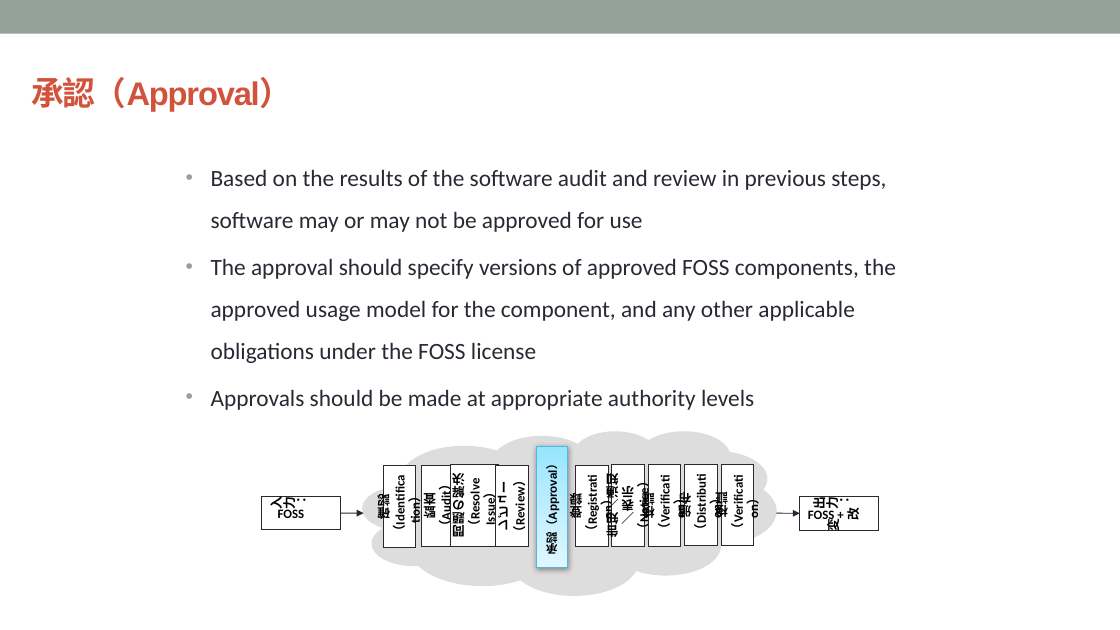
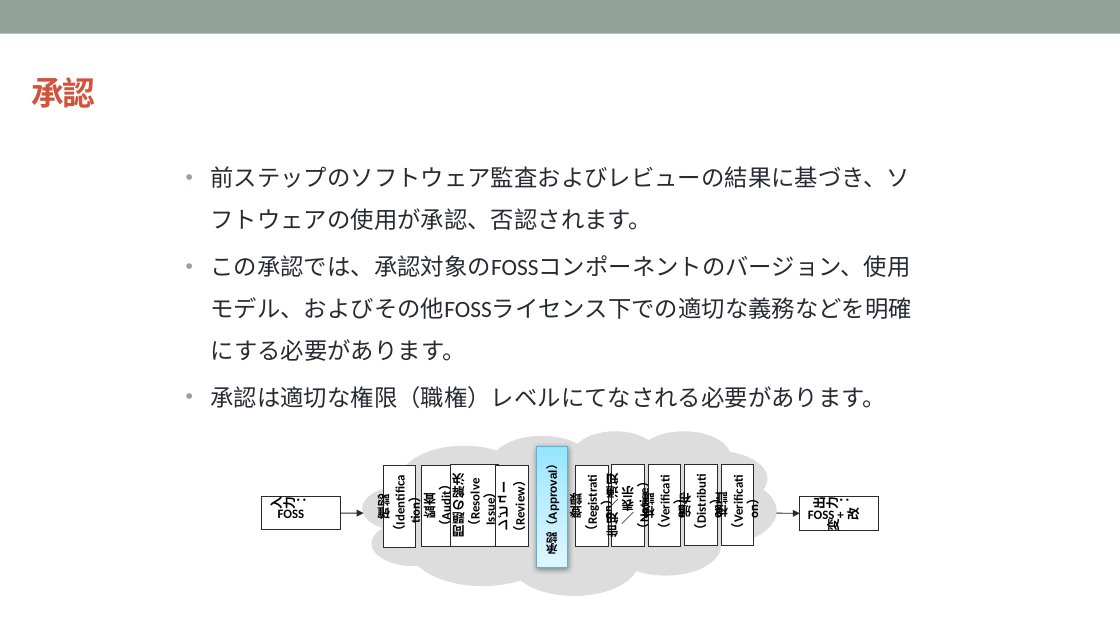
Before and after one commit to OpenChain-Project/Curriculum-Translation-JP, a slide deck: slide 58 of target/openchain-curriculum-release-2.pptx. Drawn at 1120x630 pixels with LibreOffice and Linux fonts; fonts in the diff are those of the drawing; background and template pictures are left out. Boxes give left, top, right and bottom in pixels: in the first picture for what was removed or moved away, otherwise in the second. Text is boxed around its words. In the diff, an @@ line names an element or a change of style, - is before the commit and + after.

```diff
--- a/target/openchain-curriculum-release-2.pptx
+++ b/target/openchain-curriculum-release-2.pptx
@@ text at (x1=31, y1=77, x2=95, y2=108): text changed @@
-承認（Approval）
+承認
@@ text at (x1=211, y1=166, x2=912, y2=408): text changed @@
-• Based on the results of the software audit and review in previous steps, software may or may not be approved for use
-• The approval should specify versions of approved FOSS components, the approved usage model for the component, and any other applicable obligations under the FOSS license
-• Approvals should be made at appropriate authority levels
+• 前ステップのソフトウェア監査およびレビューの結果に基づき、ソフトウェアの使用が承認、否認されます。
+• この承認では、承認対象のFOSSコンポーネントのバージョン、使用モデル、およびその他FOSSライセンス下での適切な義務などを明確にする必要があります。
+• 承認は適切な権限（職権）レベルにてなされる必要があります。
```
Also in this commit, not shown: 7 other slides changed, 8 other files.
